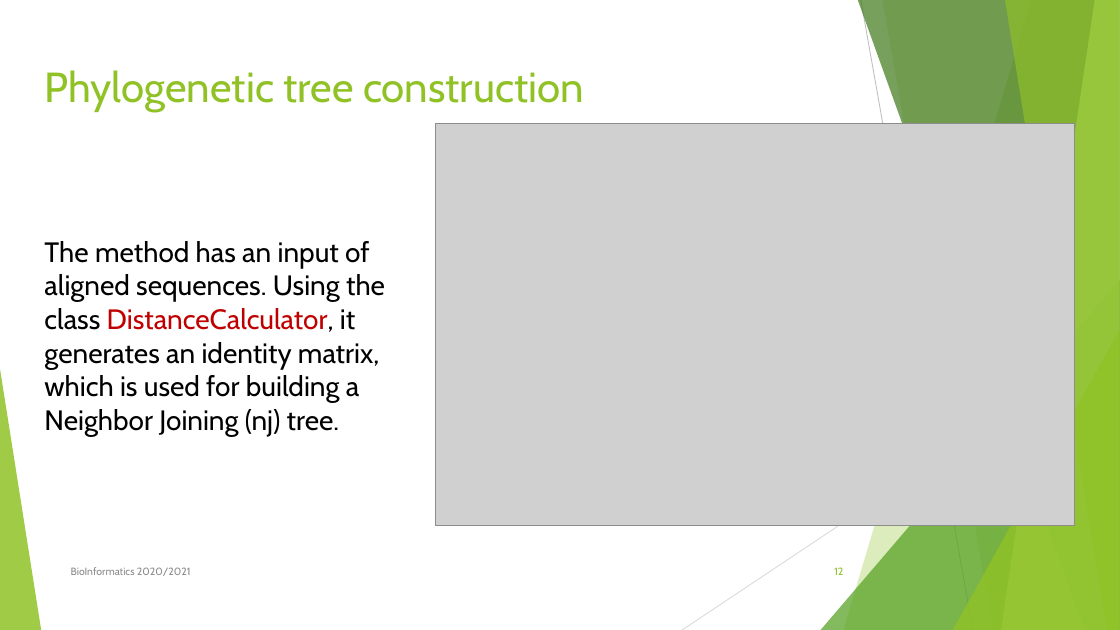
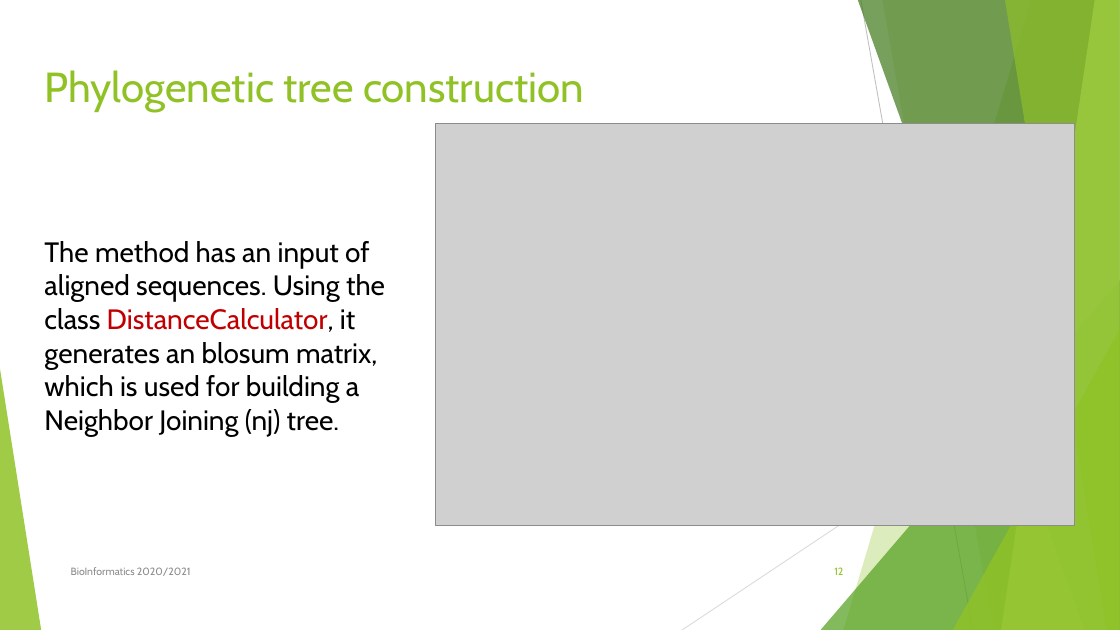
Before and after one commit to AlessandroPio/BioInformatics, a slide deck: slide 12 of Documentation/BioInformaticsPresentation.pptx. Drawn at 1120x630 pixels with LibreOffice and Linux fonts; fonts in the diff are those of the drawing; grey boxes stand for pictures. Boxes give left, top, right and bottom in pixels: in the first picture for what was removed or moved away, otherwise in the second. Text is boxed around its words. In the diff, an @@ line names an element or a change of style, - is before the commit and + after.

Commit message:
doc

```diff
--- a/Documentation/BioInformaticsPresentation.pptx
+++ b/Documentation/BioInformaticsPresentation.pptx
@@ text at (44, 241, 385, 436): text changed @@
-The method has an input of aligned sequences. Using the class DistanceCalculator, it generates an identity matrix, which is used for building a Neighbor Joining (nj) tree.
+The method has an input of aligned sequences. Using the class DistanceCalculator, it generates an blosum matrix, which is used for building a Neighbor Joining (nj) tree.
```
Also in this commit, not shown: 1 other slide changed.
